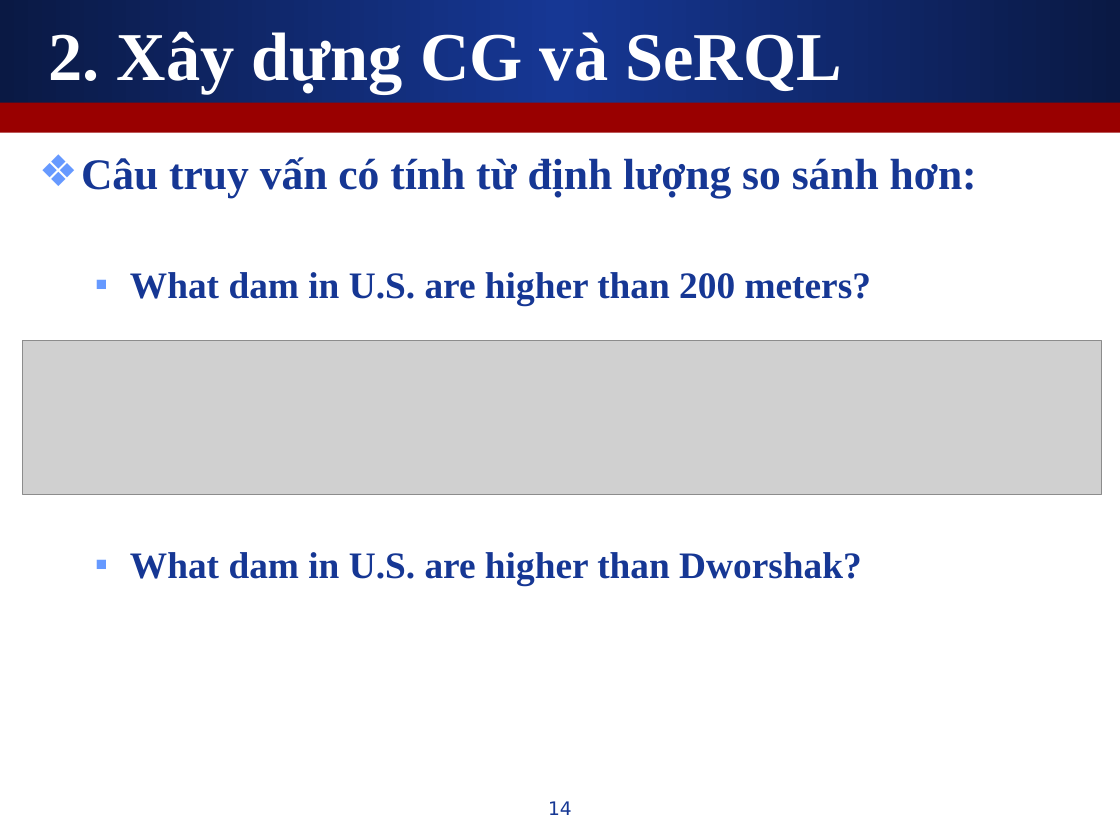
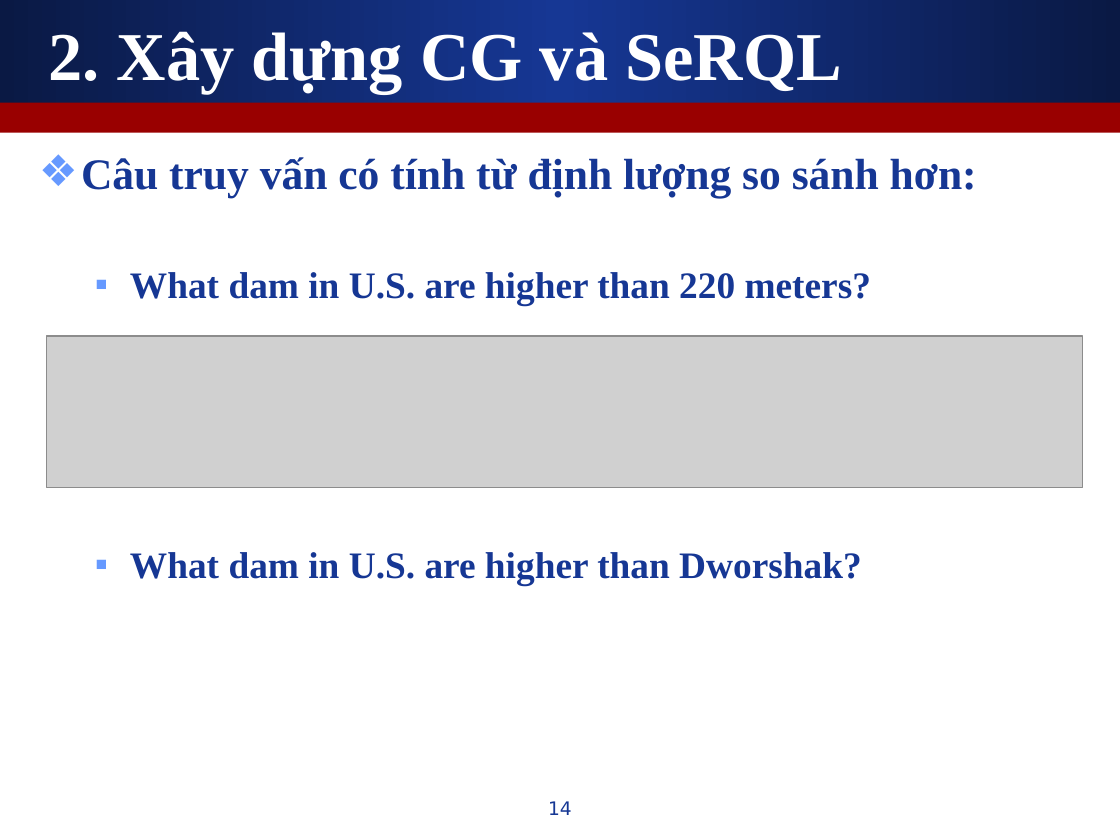
Before and after one commit to leaderwing/kt-kimres, a slide deck: slide 14 of note/[Thesis] Presentation.ppt. Drawn at 1120x840 pixels with LibreOffice and Linux fonts; fonts in the diff are those of the drawing; grey boxes stand for pictures. Boxes give left, top, right and bottom in pixels: in the first picture for what was removed or moved away, otherwise in the second. Text is boxed around its words. In the diff, an @@ line names an element or a change of style, - is before the commit and + after.

```diff
--- a/note/[Thesis] Presentation.ppt
+++ b/note/[Thesis] Presentation.ppt
@@ text at bbox=[130, 272, 871, 306]: text changed @@
-  ▪ What dam in U.S. are higher than 200 meters?
+  ▪ What dam in U.S. are higher than 220 meters?
@@ picture: place and size @@
-picture at bbox=[22, 340, 1101, 494]
+picture at bbox=[47, 336, 1083, 487]
```
Also in this commit, not shown: 9 other slides changed.
